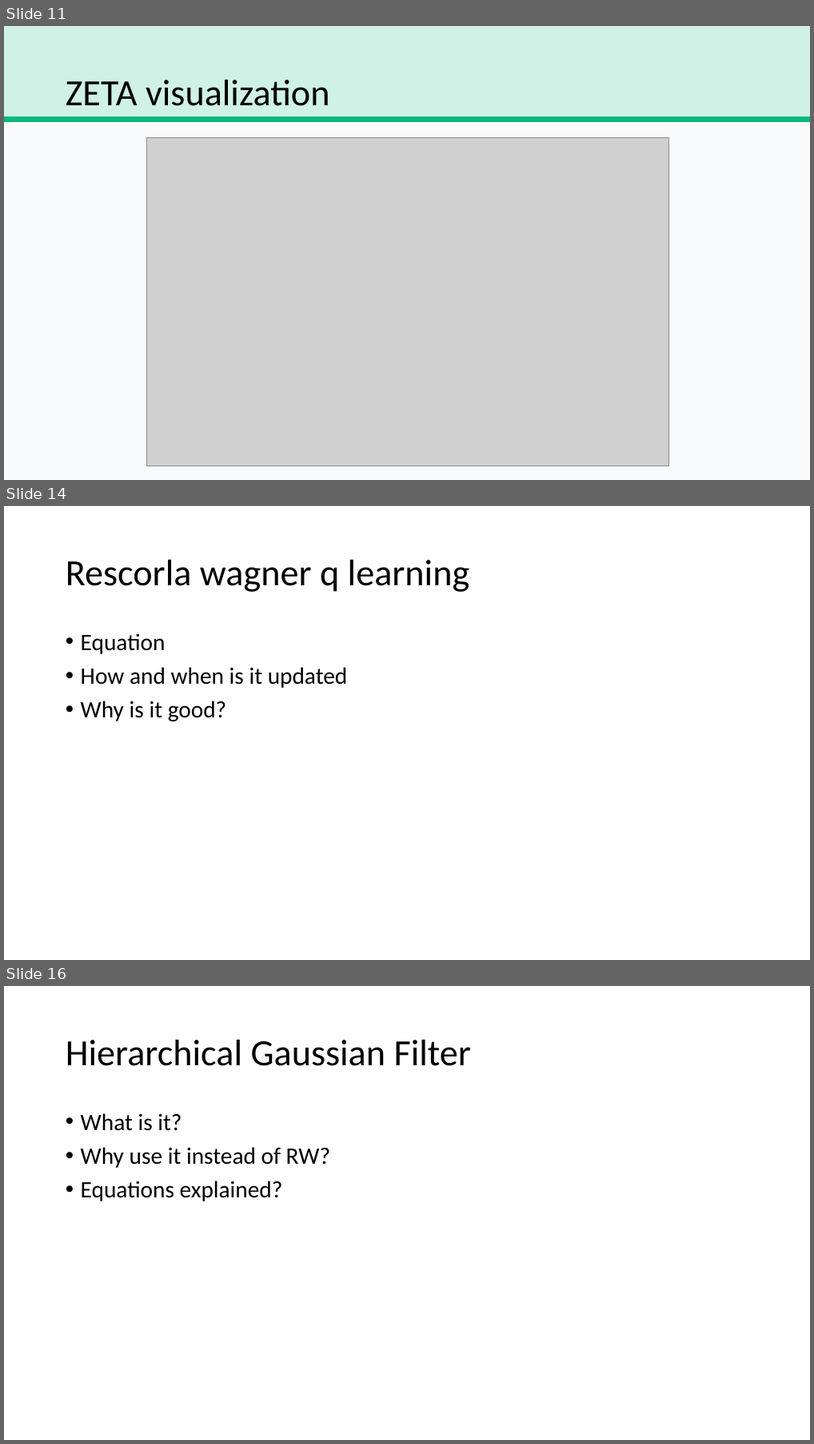
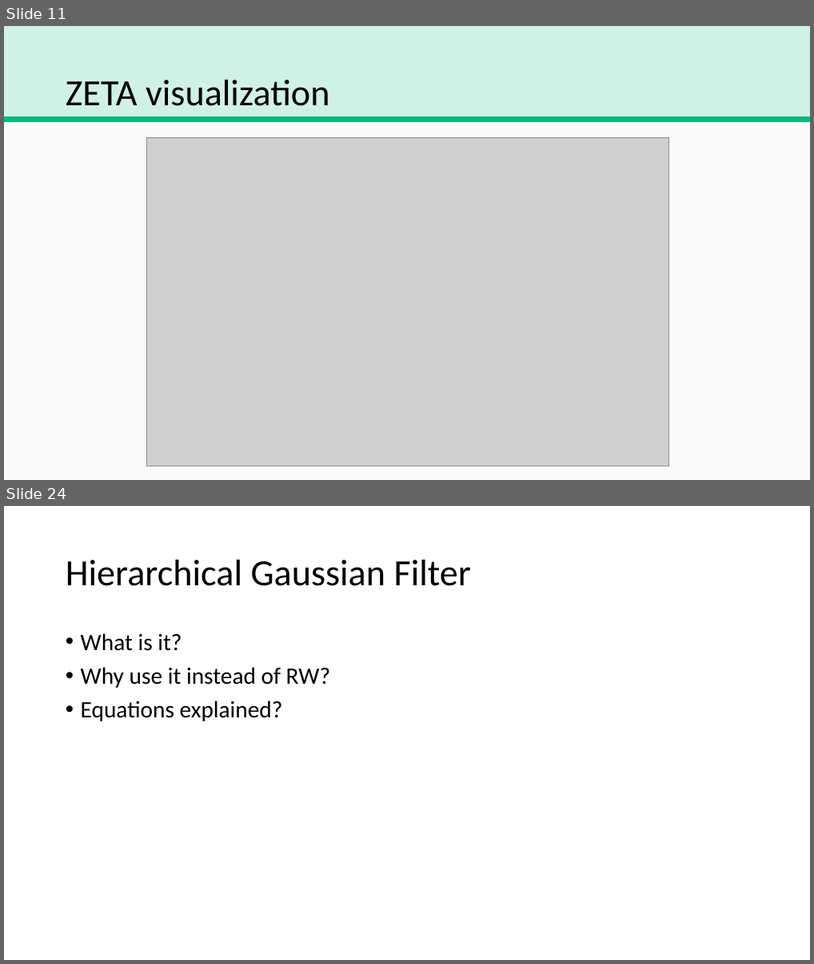
Before and after one commit to trNk27/Human_Data_Exploration, a slide deck: presentation/Prototype.pptx. Shown one above the other, each under a label of ours: slides 11, 14 and 16 before the commit, slides 11 and 24 after it; the slides between them are not shown. The pictures are 814x1444 and 814x964 pixels, drawn with LibreOffice and Linux fonts; fonts in the diff are those of the drawing; grey boxes stand for pictures; background and template pictures are left out. Boxes give left, top, right and bottom in pixels: in the first picture for what was removed or moved away, otherwise in the second. Text is boxed around its words. In the diff, an @@ line names an element or a change of style, - is before the commit and + after.

```diff
--- a/presentation/Prototype.pptx
+++ b/presentation/Prototype.pptx
@@ slide 14 removed at (x1=4, y1=506, x2=810, y2=960), background picture (left out) @@
@@ title removed at (x1=66, y1=560, x2=470, y2=592) @@
-Rescorla wagner q learning
@@ text removed at (x1=81, y1=633, x2=348, y2=721) @@
-• Equation
-• How and when is it updated
-• Why is it good?
@@ what was slide 16 is now slide 24 @@
```
Also in this commit, not shown: 2 slides changed, 12 slides added, 3 other slides removed, 30 other files.
